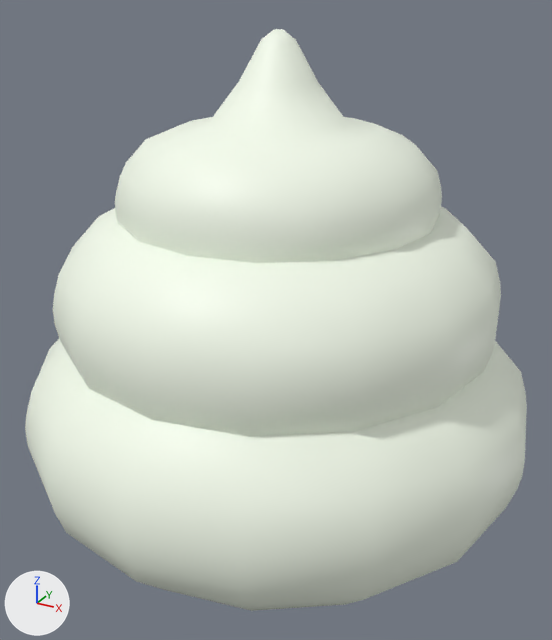
The OBJ model OpenGLApp/OpenGLApp/assets/models/items/poop.obj: old version first, new version second.
One viewpoint serves both versions: a 50 mm lens placed at (1.3, -2.38, 1.55), pointed at (0.02, -0.05, 0.38). Arrows for +X, +Y and +Z are at lower left; the lights stay in place. Where no turn or scale is listed for an object, it has been applied to the vertices.

Script lines for the objects in view, before the commit:
```python
me_sphere_002 = bpy.data.meshes.new('Sphere.002')
me_sphere_002.from_pydata(...)  # 870 vertices, 912 faces; spans x -0.98..0.98, y -0.98..0.98, z -0.41..1.41
me_sphere_002.materials.append(mat_material)  # white #f7ffef
ob_sphere_002 = bpy.data.objects.new('Sphere.002', me_sphere_002)
ob_sphere_002.location = (0.0, 0.0, 0.0)
```
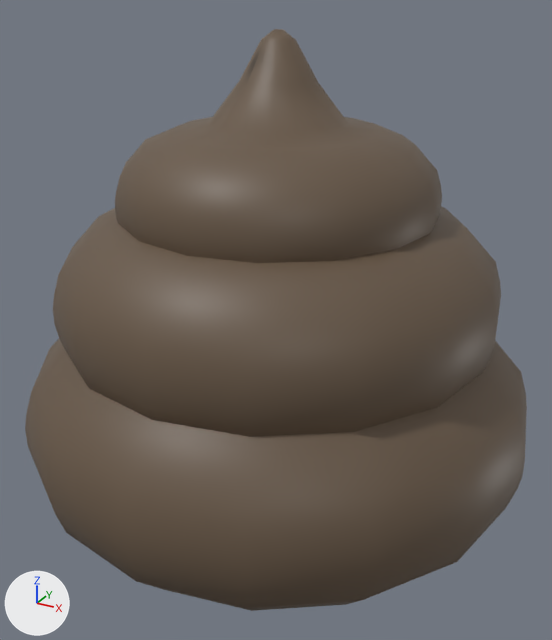
Edits to the scene script, one JSON object a line:
```json
{"op": "add", "block": "img_texture_poop_png", "code": ["img_texture_poop_png = load_image('Texture_poop.png', 'Texture_poop.png', 1024, 1024, 'sRGB')"]}
{"op": "add", "block": "mat_mat_poop", "code": ["mat_mat_poop = principled_material('MAT_poop')", "mat_mat_poop.texture = img_texture_poop_png"]}
{"block": "me_sphere_002", "where": "me_sphere_002.from_pydata(...)  # 870 vertices, 912 faces; spans x -0.98..0.98, y -0.98..0.98, z -0.41..1.41"}
{"op": "remove", "block": "me_sphere_002", "code": "me_sphere_002.materials.append(mat_material)  # white #f7ffef"}
{"op": "add", "block": "me_sphere_002", "code": "me_sphere_002.materials.append(mat_mat_poop)  # picture img_texture_poop_png"}
```

Pixel boxes [x1, y1, x2, y2] of what changed, in the pictures (552 x 640 px):
```json
{"object": "Sphere.002", "change": "recoloured", "before": [25, 29, 527, 611], "after": [25, 29, 527, 611], "on screen": "white to brown"}
```
